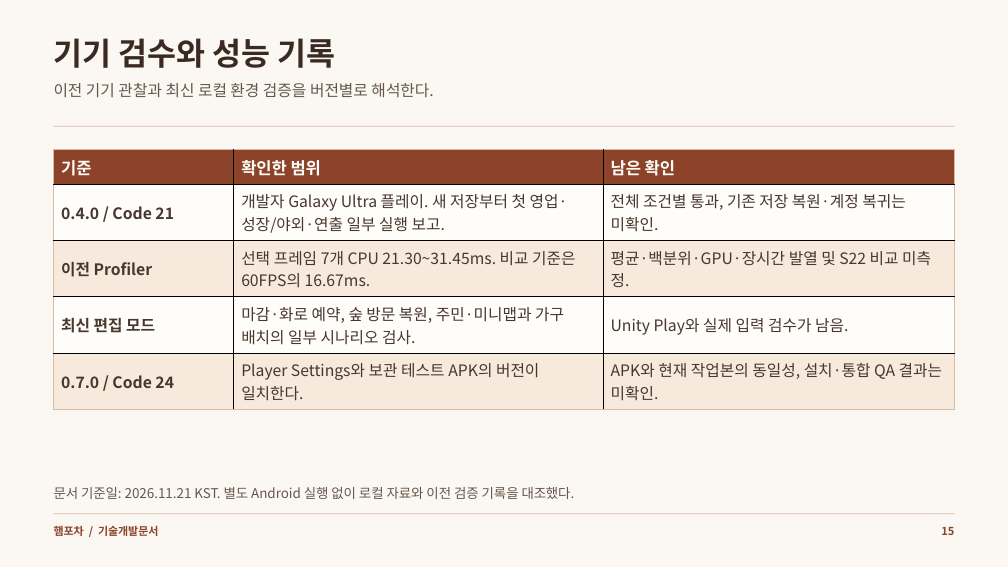
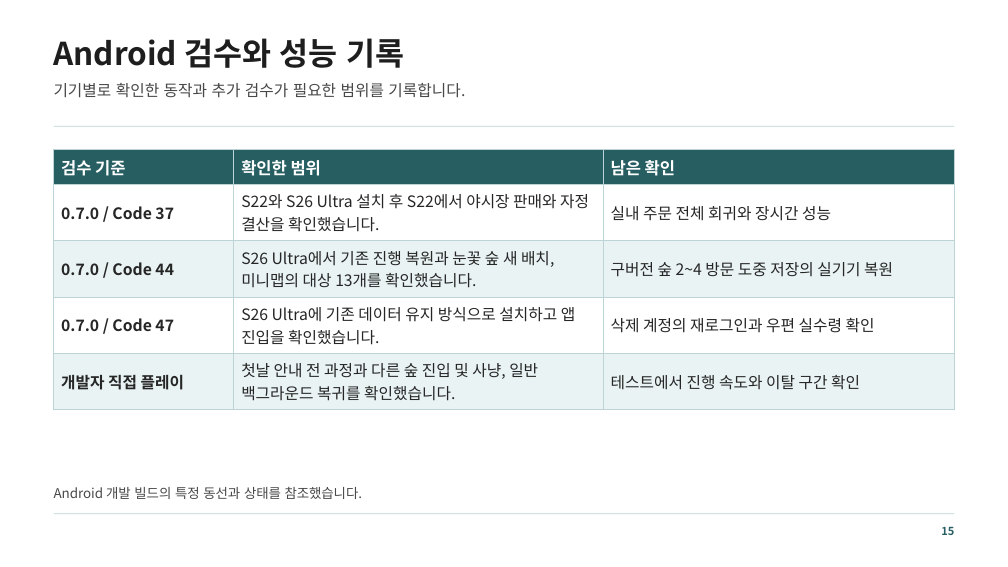
Before and after one commit to mjoon31/mjoon31, a slide deck: slide 15 of docs/assets/resources/ham-pocha/technical-development.pptx. Drawn at 1008x567 pixels with LibreOffice and Linux fonts; fonts in the diff are those of the drawing. Boxes give left, top, right and bottom in pixels: in the first picture for what was removed or moved away, otherwise in the second. Text is boxed around its words. In the diff, an @@ line names an element or a change of style, - is before the commit and + after.

```diff
--- a/docs/assets/resources/ham-pocha/technical-development.pptx
+++ b/docs/assets/resources/ham-pocha/technical-development.pptx
@@ background #FBF8F3 to #FFFFFF @@
@@ text at [54, 38, 405, 68]: text changed; text colour #3B2A22 to #1E1E1E @@
-기기 검수와 성능 기록
+Android 검수와 성능 기록
@@ text at [54, 83, 465, 98]: text changed; text colour #67574B to #484848 @@
-이전 기기 관찰과 최신 로컬 환경 검증을 버전별로 해석한다.
+기기별로 확인한 동작과 추가 검수가 필요한 범위를 기록합니다.
@@ rectangle at [54, 126, 955, 127]: fill #D8BCA7 to #BCD4D5 @@
@@ table at [54, 150, 955, 410] @@
-row 1, column 1: 기준
+row 1, column 1: 검수 기준
-row 2: 0.4.0 / Code 21 | 개발자 Galaxy Ultra 플레이. 새 저장부터 첫 영업·성장/야외·연출 일부 실행 보고. | 전체 조건별 통과, 기존 저장 복원·계정 복귀는 미확인.
+row 2: 0.7.0 / Code 37 | S22와 S26 Ultra 설치 후 S22에서 야시장 판매와 자정 결산을 확인했습니다. | 실내 주문 전체 회귀와 장시간 성능
-row 3: 이전 Profiler | 선택 프레임 7개 CPU 21.30~31.45ms. 비교 기준은 60FPS의 16.67ms. | 평균·백분위·GPU·장시간 발열 및 S22 비교 미측정.
+row 3: 0.7.0 / Code 44 | S26 Ultra에서 기존 진행 복원과 눈꽃 숲 새 배치, 미니맵의 대상 13개를 확인했습니다. | 구버전 숲 2~4 방문 도중 저장의 실기기 복원
-row 4: 최신 편집 모드 | 마감·화로 예약, 숲 방문 복원, 주민·미니맵과 가구 배치의 일부 시나리오 검사. | Unity Play와 실제 입력 검수가 남음.
+row 4: 0.7.0 / Code 47 | S26 Ultra에 기존 데이터 유지 방식으로 설치하고 앱 진입을 확인했습니다. | 삭제 계정의 재로그인과 우편 실수령 확인
-row 5: 0.7.0 / Code 24 | Player Settings와 보관 테스트 APK의 버전이 일치한다. | APK와 현재 작업본의 동일성, 설치·통합 QA 결과는 미확인.
+row 5: 개발자 직접 플레이 | 첫날 안내 전 과정과 다른 숲 진입 및 사냥, 일반 백그라운드 복귀를 확인했습니다. | 테스트에서 진행 속도와 이탈 구간 확인
@@ fill #8C4329 to #265E62 in row 1 @@
@@ fill #FFFDF9 to #FFFFFF in 6 cells @@
@@ fill #F7EADD to #E9F3F3 in 6 cells @@
@@ text colour #FFFDF9 to #FFFFFF in "확인한 범위", "남은 확인" @@
@@ borders changed @@
@@ text at [54, 487, 362, 499]: text changed; text colour #67574B to #484848 @@
-문서 기준일: 2026.11.21 KST. 별도 Android 실행 없이 로컬 자료와 이전 검증 기록을 대조했다.
+Android 개발 빌드의 특정 동선과 상태를 참조했습니다.
@@ rectangle at [54, 513, 955, 514]: fill #D8BCA7 to #BCD4D5 @@
@@ text removed at [54, 525, 158, 536] @@
-햄포차 / 기술개발문서
@@ text "15" at [941, 527, 954, 535]: text colour #8C4329 to #265E62 @@
```
Also in this commit, not shown: 15 other slides changed, 9 other files.
